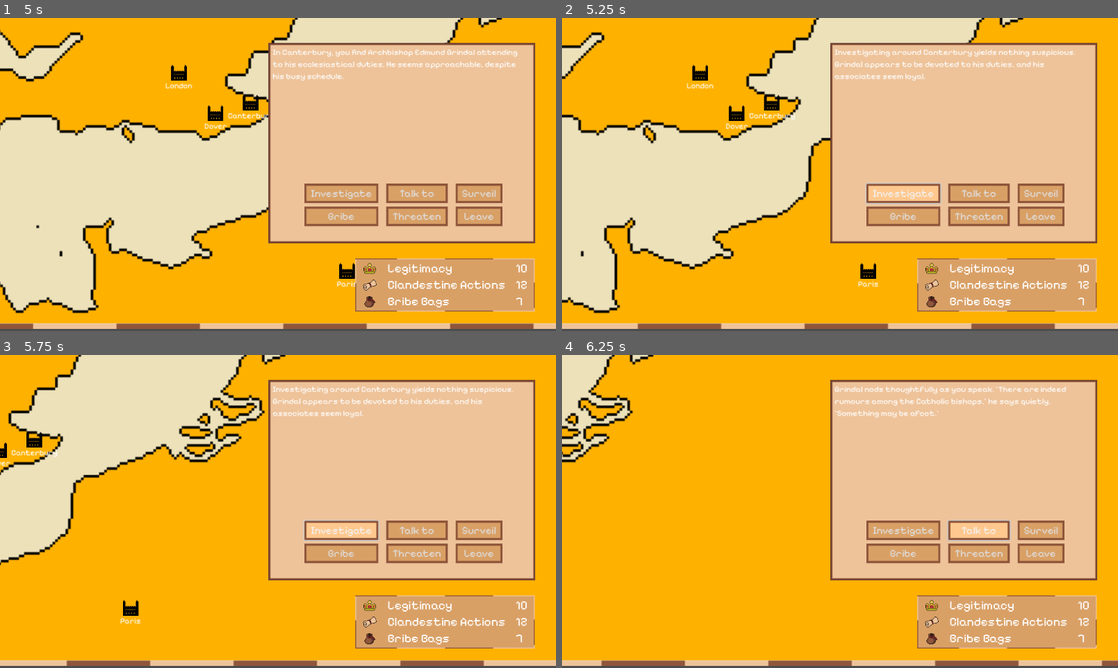
Above: before the commit, frames 1-4 (two rows, left to right).
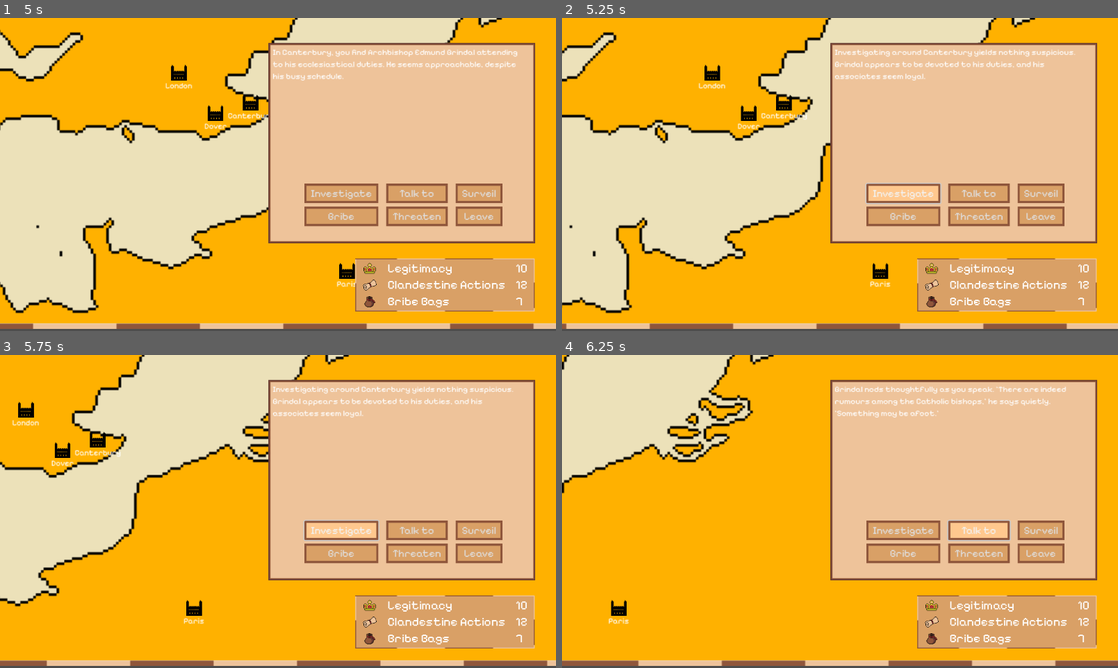
Above: after the commit, the same moments.

Repository: tsouthom/spymaster
Game: Godot game, scene res://scenes/main_menu.tscn
Same seed, same stepped clock (60 frames per second), same inputs: the game is played once before the commit and once after it.
Inputs (mouse positions are in pixels of both pictures, inside the frame that each line leads up to):
- Up to frame 1 (5 s): click "New Game" at 0.5 s; tap Enter (begin_game) at 1.25, 2.1, 3.6 s; move the mouse to (400, 158) at 1.27 s; hold Enter (begin_game) 1.28-2.03 s; click (400, 158) at 1.42 s; move the mouse to (55, 165) at 2.02 s; click (55, 165) at 2.17 s; move the mouse to (11, 205) at 2.77 s; hold Enter (begin_game) 2.78-3.53 s; click (11, 205) at 2.92 s; move the mouse to (289, 271) at 3.52 s; click (289, 271) at 3.67 s; move the mouse to (250, 102) at 4.27 s; hold Enter (begin_game) from 4.28 s (still down); click (250, 102) at 4.42 s
- Up to frame 2 (5.25 s): release Enter (begin_game) at 5 s; click "Investigate" at 5 s
- Up to frame 3 (5.75 s): no input
- Up to frame 4 (6.25 s): click "Talk to" at 5.75 s

Frame 1 is identical in both runs. In frame 2, 7.2% of the frame differs, in the area x 0-91%, y 0-100%; in frame 3, 16%, in the area x 0-99%, y 0-100%; in frame 4, 9.8%.

Commit message:
Minor changes

Diff:
--- a/project.godot
+++ b/project.godot
@@ -30,6 +30,7 @@
 
 window/size/viewport_width=1280
 window/size/viewport_height=720
+window/size/mode=2
 window/stretch/mode="viewport"
 
 [editor]
--- a/scripts/autoload/GameLogic.gd
+++ b/scripts/autoload/GameLogic.gd
@@ -37,5 +37,7 @@
 	2: {"name": "Dover", "status": 1},
 	3: {"name": "Chartley Castle", "status": 1},
 	4: {"name": "Paris", "status": 1},
-	5: {"name": "Canterbury", "status": 1}
+	5: {"name": "Canterbury", "status": 1},
+	6: {"name": "Edinburgh", "status": 1},
+	7: {"name": "York", "status": 1}
 }
--- a/scripts/camera_map.gd
+++ b/scripts/camera_map.gd
@@ -2,14 +2,19 @@
 
 var move_speed = 300
 var follow_speed = 2
-var edge_threshold = 40 # Distance from the screen edge to trigger movement
+var edge_threshold = 60 # Distance from the screen edge to trigger movement
 var screen_size = Vector2()
 
 func _ready():
 	# Cache the screen size once at startup
-	screen_size = get_viewport().size
+	#screen_size = get_viewport().size
+	var screen_size = DisplayServer.window_get_size()
 
 func _process(delta):
+	# Always get the current screen size in case it has changed
+	#var screen_size = get_viewport().size
+	var screen_size = DisplayServer.window_get_size()
+
 	var mouse_pos = get_viewport().get_mouse_position()
 	var mouse_input = Vector2()
 
Not shown, changed: .DS_Store
